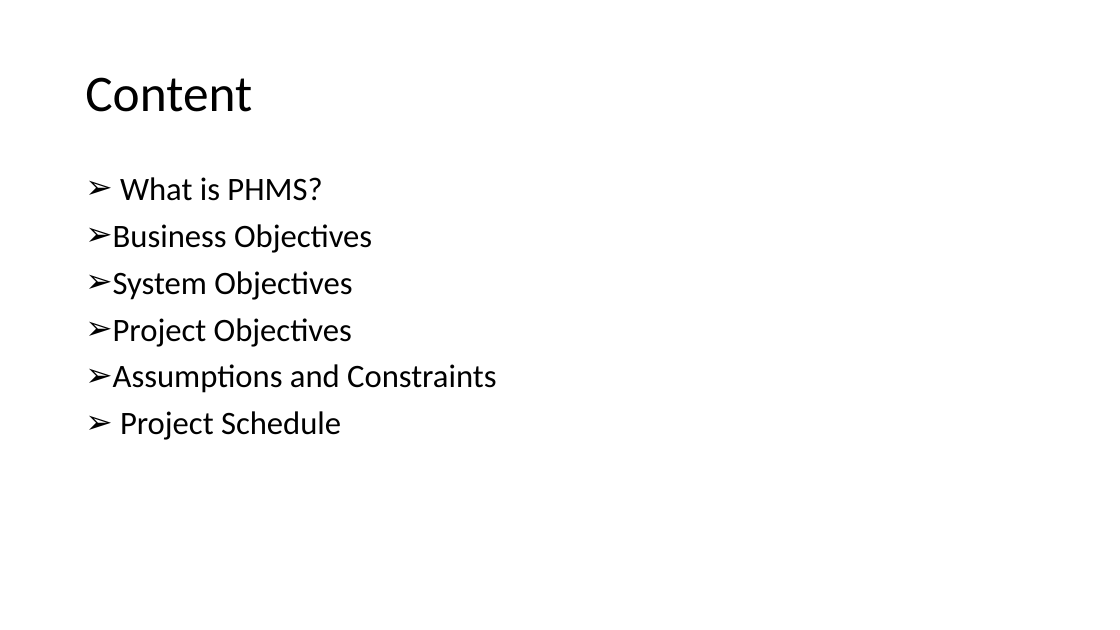
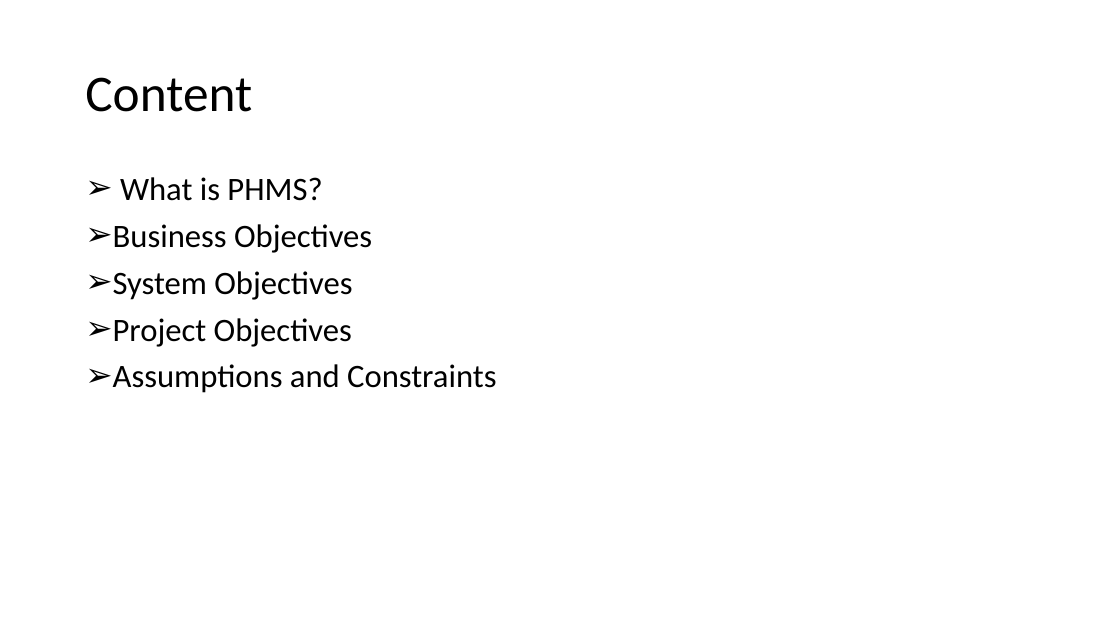
Before and after one commit to erroneouscopper/AndroidProject, a slide deck: slide 2 of team3_presentation.pptx. Drawn at 1120x630 pixels with LibreOffice and Linux fonts; fonts in the diff are those of the drawing. Boxes give left, top, right and bottom in pixels: in the first picture for what was removed or moved away, otherwise in the second. Text is boxed around its words. In the diff, an @@ line names an element or a change of style, - is before the commit and + after.

```diff
--- a/team3_presentation.pptx
+++ b/team3_presentation.pptx
@@ text at <box>120,411,341,440</box>: paragraph removed @@
-➢ Project Schedule
```
Also in this commit, not shown: 3 other slides changed, 10 slides added, 1 slide removed.
